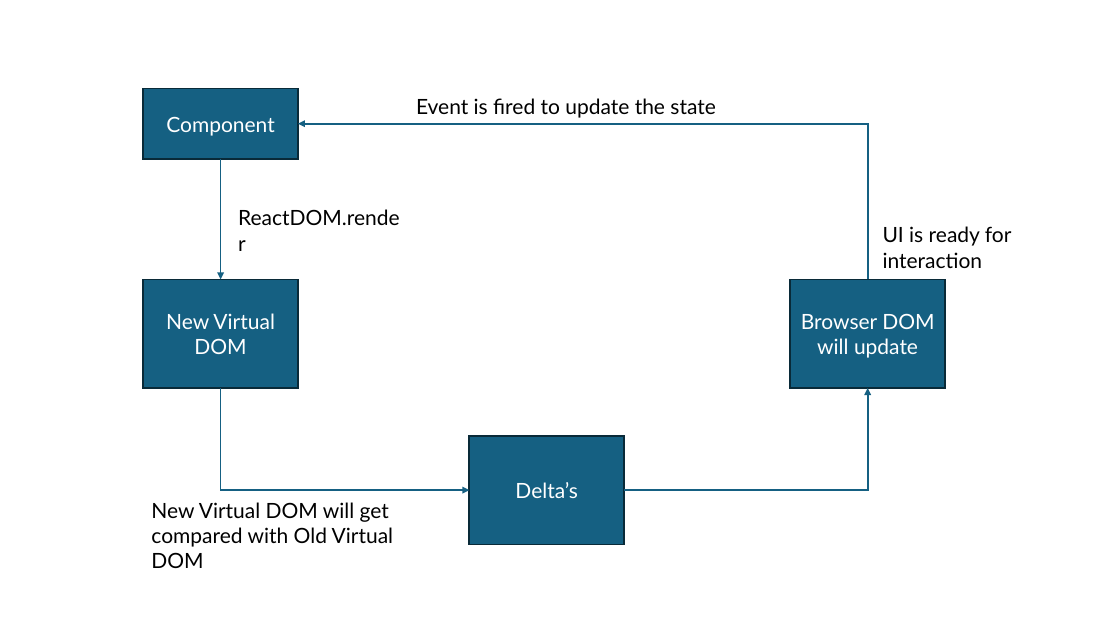
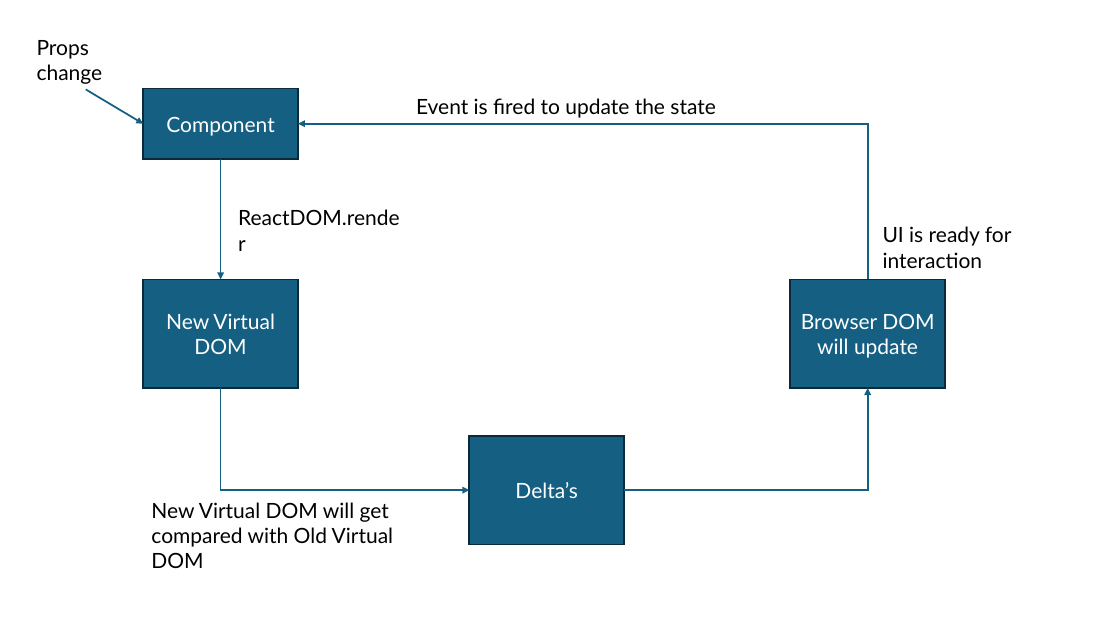
Before and after one commit to synechron-data/2025_Mar_NextJS, a slide deck: slide 15 of Notes/Presentation.pptx. Drawn at 1120x630 pixels with LibreOffice and Linux fonts; fonts in the diff are those of the drawing. Boxes give left, top, right and bottom in pixels: in the first picture for what was removed or moved away, otherwise in the second. Text is boxed around its words. In the diff, an @@ line names an element or a change of style, - is before the commit and + after.

```diff
--- a/Notes/Presentation.pptx
+++ b/Notes/Presentation.pptx
@@ text added at (37, 40, 103, 84), 18 pt, text #000000 @@
+Props change
@@ arrow added from (86, 89) to (144, 124), #156082 1.5 pt @@
```
Also in this commit, not shown: 1 other file.
